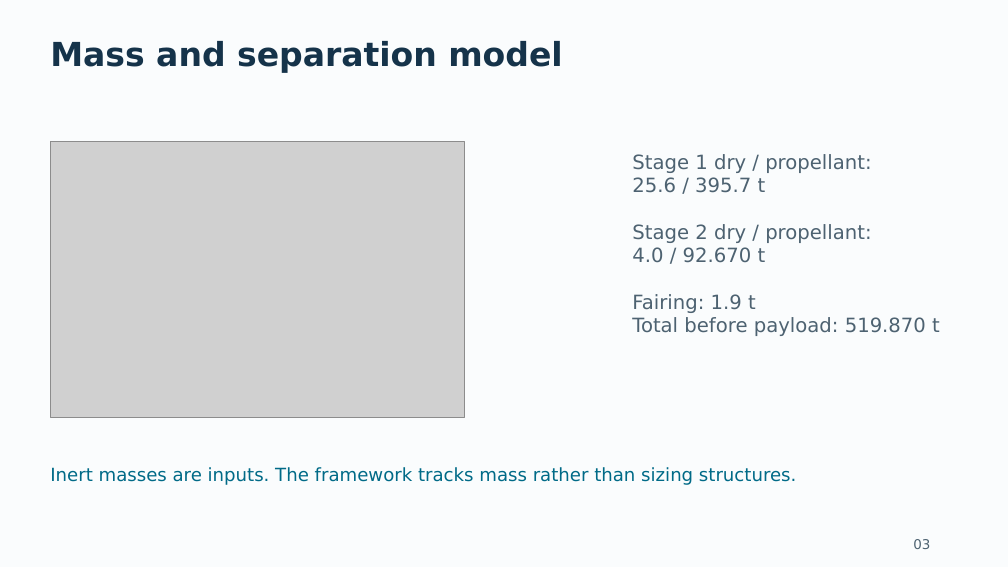
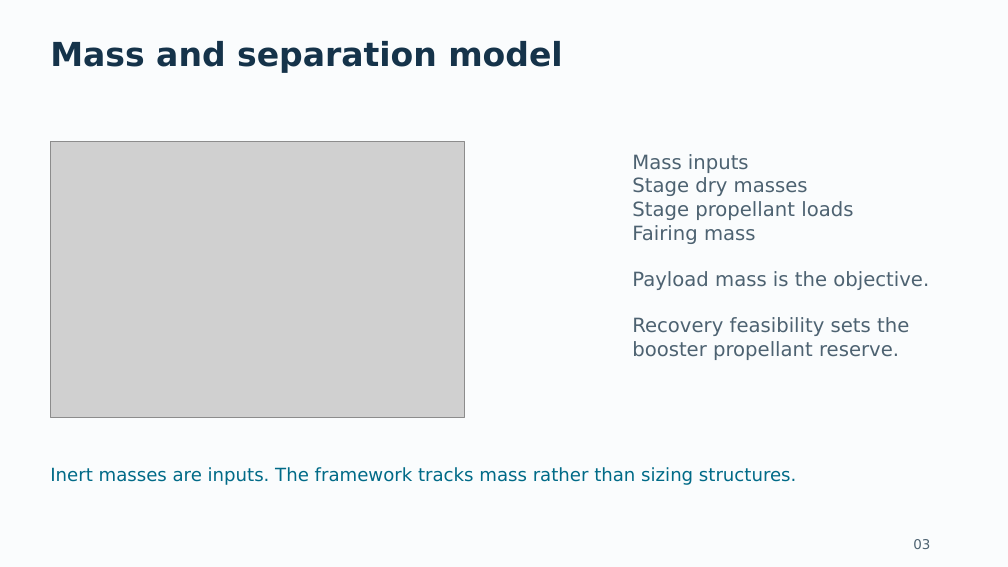
Before and after one commit to pukmark/LaunchVehicleOptimization, a slide deck: slide 3 of Launch_Vehicle_Optimization_GitHub_Current.pptx. Drawn at 1008x567 pixels with LibreOffice and Linux fonts; fonts in the diff are those of the drawing; grey boxes stand for pictures. Boxes give left, top, right and bottom in pixels: in the first picture for what was removed or moved away, otherwise in the second. Text is boxed around its words. In the diff, an @@ line names an element or a change of style, - is before the commit and + after.

```diff
--- a/Launch_Vehicle_Optimization_GitHub_Current.pptx
+++ b/Launch_Vehicle_Optimization_GitHub_Current.pptx
@@ text at <box>632,154,929,360</box>: text changed @@
-Stage 1 dry / propellant:
-25.6 / 395.7 t
-Stage 2 dry / propellant:
-4.0 / 92.670 t
-Fairing: 1.9 t
-Total before payload: 519.870 t
+Mass inputs
+Stage dry masses
+Stage propellant loads
+Fairing mass
+Payload mass is the objective.
+Recovery feasibility sets the booster propellant reserve.
```
Also in this commit, not shown: 17 other slides changed, 12 other files.
